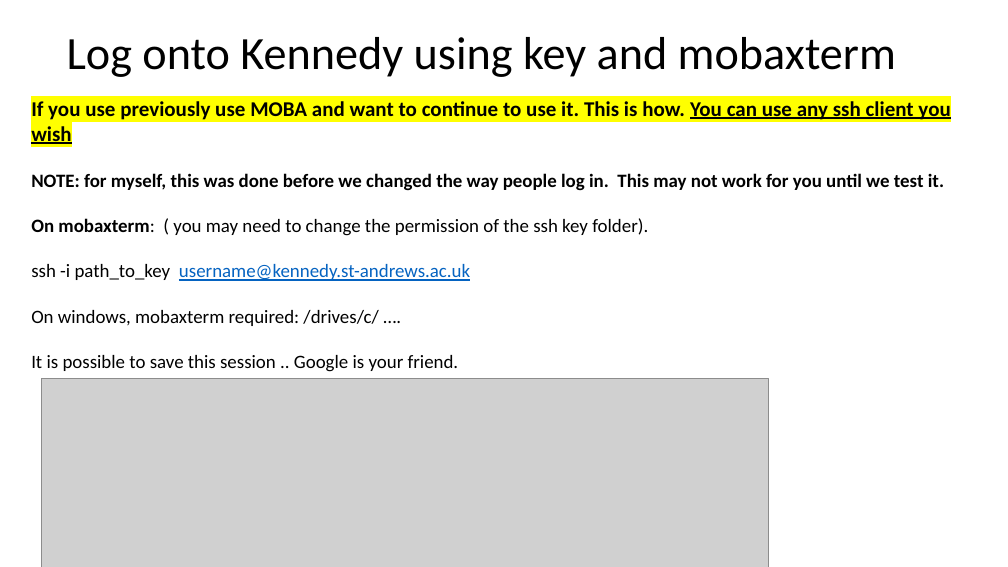
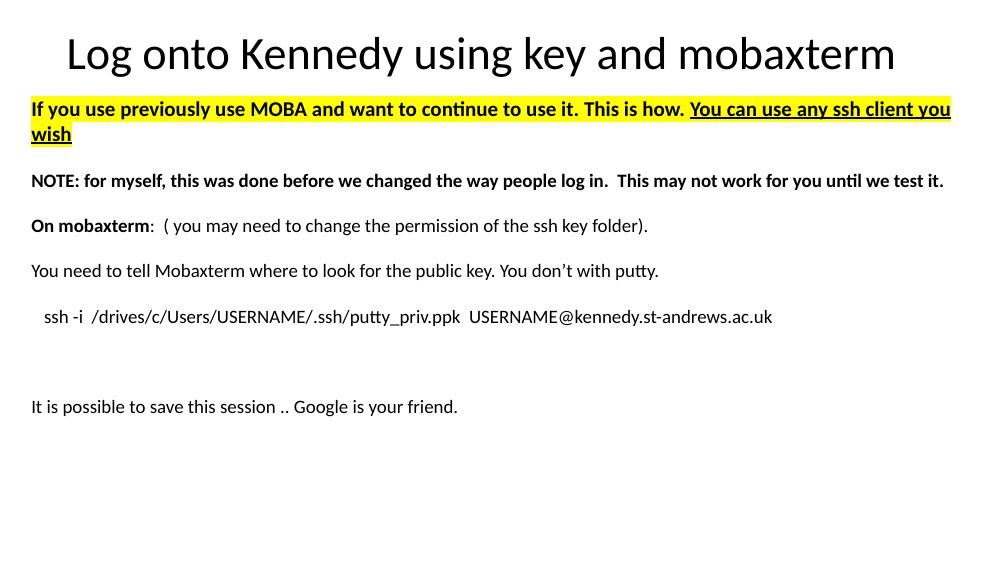
Before and after one commit to peterthorpe5/How_to_use_Kennedy_HPC, a slide deck: slide 9 of kenedy_getting_started-V1.pptx. Drawn at 1008x567 pixels with LibreOffice and Linux fonts; fonts in the diff are those of the drawing; grey boxes stand for pictures. Boxes give left, top, right and bottom in pixels: in the first picture for what was removed or moved away, otherwise in the second. Text is boxed around its words. In the diff, an @@ line names an element or a change of style, - is before the commit and + after.

```diff
--- a/kenedy_getting_started-V1.pptx
+++ b/kenedy_getting_started-V1.pptx
@@ text at (31, 264, 772, 326): text changed @@
-ssh -i path_to_key username@kennedy.st-andrews.ac.uk
-On windows, mobaxterm required: /drives/c/ ….
+You need to tell Mobaxterm where to look for the public key. You don’t with putty.
+ssh -i /drives/c/Users/USERNAME/.ssh/putty_priv.ppk USERNAME@kennedy.st-andrews.ac.uk
@@ picture removed at (42, 379, 769, 567) @@
```
Also in this commit, not shown: 6 other slides changed, 2 slides removed.
